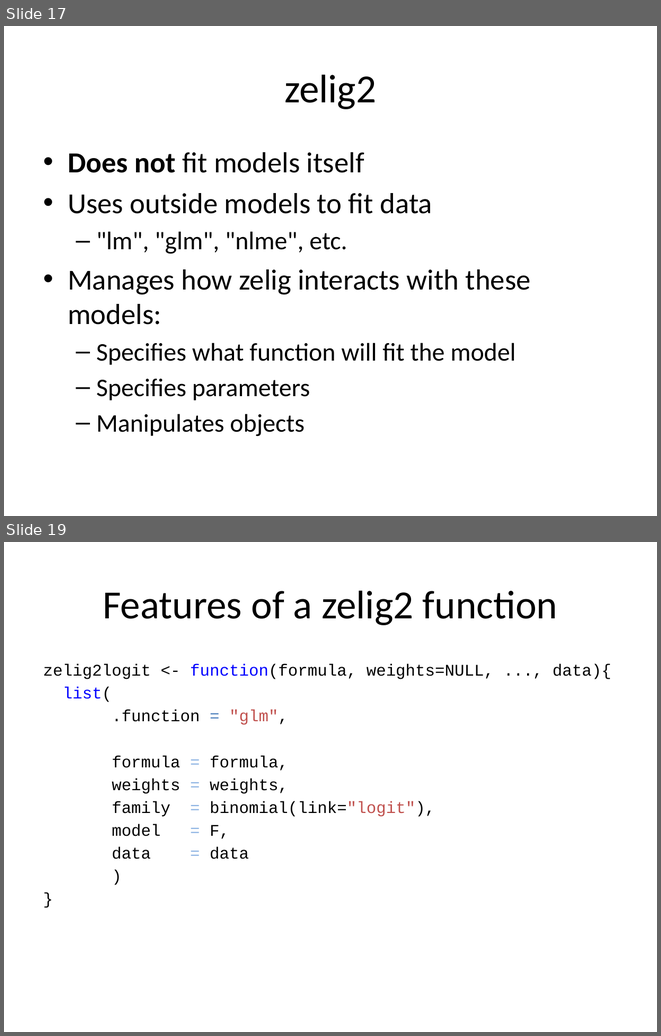
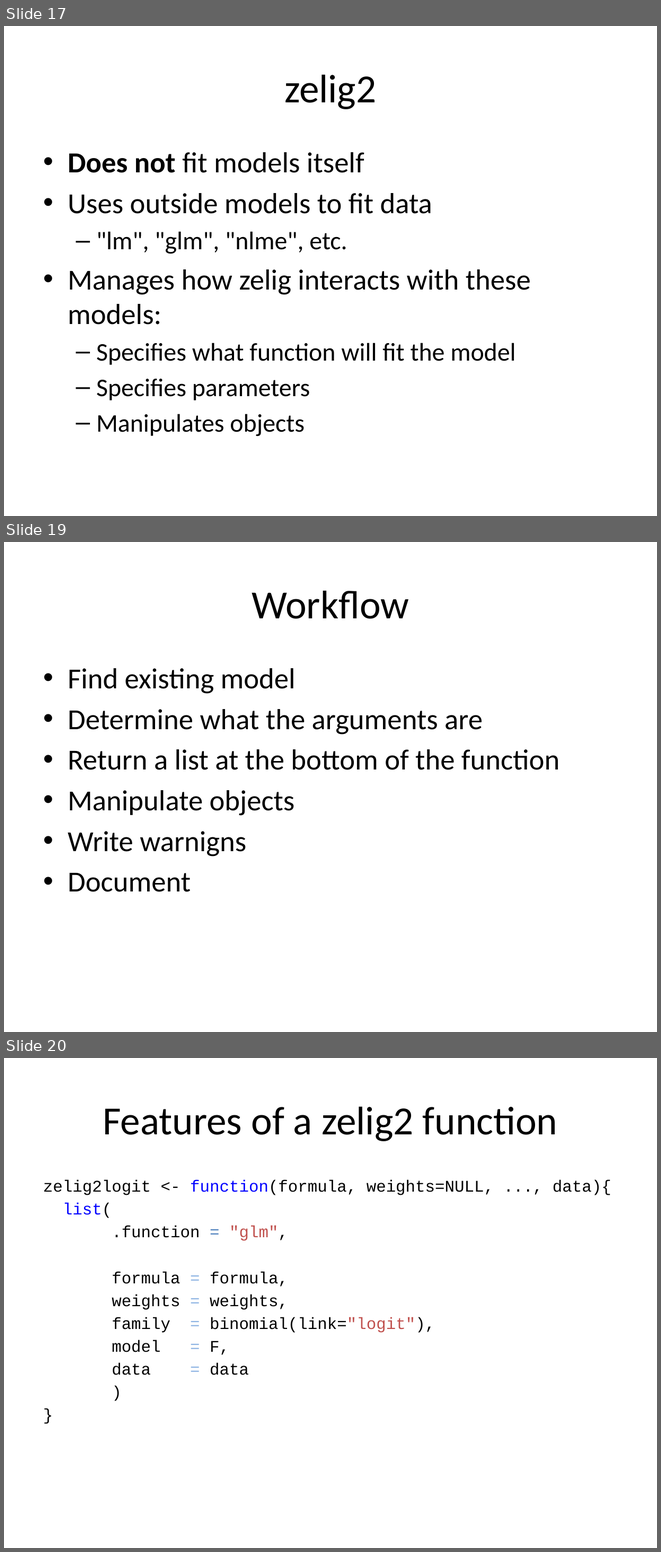
Before and after one commit to IQSS/Zelig4-Documentation, a slide deck: January-Class/Zelig4_zelig2.pptx. Shown one above the other, each under a label of ours: slides 17 and 19 before the commit, slides 17, 19 and 20 after it; the slides between them are not shown. The pictures are 661x1036 and 661x1552 pixels, drawn with LibreOffice and Linux fonts; fonts in the diff are those of the drawing. Boxes give left, top, right and bottom in pixels: in the first picture for what was removed or moved away, otherwise in the second. Text is boxed around its words. In the diff, an @@ line names an element or a change of style, - is before the commit and + after.

Commit message:
Added workflow

```diff
--- a/January-Class/Zelig4_zelig2.pptx
+++ b/January-Class/Zelig4_zelig2.pptx
@@ slide 19 added at (4, 542, 657, 1032), background #FFFFFF @@
@@ title added at (252, 590, 409, 619), 44 pt, text #000000 @@
+Workflow
@@ text added at (68, 668, 559, 892), 32 pt, text #000000 @@
+• Find existing model
+• Determine what the arguments are
+• Return a list at the bottom of the function
+• Manipulate objects
+• Write warnigns
+• Document
@@ what was slide 19 is now slide 20 @@
```
Also in this commit, not shown: 1 other slide added, 1 slide removed.
